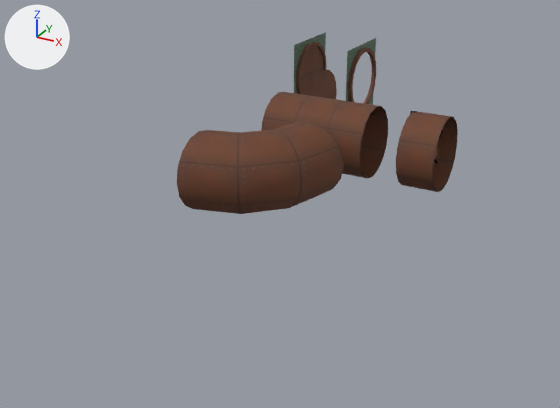
Two versions of the Blender file Assets/World/Level2/raw/pipes.blend, one commit apart.
Both versions are drawn from a 50 mm camera at (41.7, -75.4, 31.9) aimed at (6.3, -11.1, -0.3). Lighting does not change. The marker at upper left points along +X, +Y and +Z. Objects named as collision shapes, trigger or cutter boxes, shadow casters or lower levels of detail are left out.

In view in the first picture: 'WidePipe_90', 'WidePipe_InnerClosed', 'WidePipe_Straight', 'WindPipe_Straight_Short', 'Windpipe_OuterClosed', 'Windpipe_OuterOpen'.
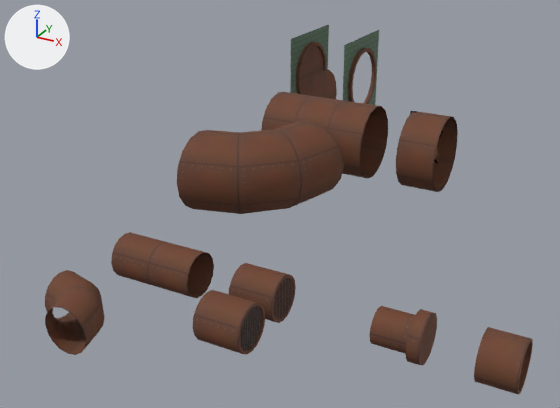
Boxes (x1, y1, x2, y2) around the edits, measured in the pictures (560 x 408 px; the box of a moved part takes in the faces that stretch with it):
'NarrowPipe_Straight', added: after (111, 232, 214, 298)
'NarrowPipe_90', added: after (45, 270, 104, 355)
'NarrowPipe_Vent_3d', added: after (193, 290, 265, 355)
    faces in mat_uv_brassplates: (193, 290, 265, 355)
    faces in mat_tx_brassvent_cutout: (240, 306, 263, 351)
'NarrowPipe_Piston_Base', added: after (474, 327, 533, 394)
'NarrowPipe_Piston_Top', added: after (370, 306, 437, 366)
'NarrowPipe_Vent_Flat', added: after (229, 263, 296, 323)
    faces in mat_uv_brassplates: (229, 263, 296, 323)
    faces in mat_tx_brassvent: (273, 278, 294, 320)
'Windpipe_OuterClosed', reshaped: before (294, 32, 327, 96); after (290, 25, 329, 96)
'Windpipe_OuterOpen', reshaped (19% wider, 12% taller): before (346, 38, 376, 105); after (343, 30, 379, 105)
part 2 of me_plane_012, moved or reshaped: before (294, 32, 326, 94); after (290, 25, 329, 94)

Diff of the bpy script that builds the scene:
```diff
--- a/Assets/World/Level2/raw/pipes.blend.py
+++ b/Assets/World/Level2/raw/pipes.blend.py
@@ mat_tx_brassvent_cutout @@
+mat_tx_brassvent_cutout = bpy.data.materials.new('tx_BrassVent_cutout')
+# colours: white #ffffff
+# uses the picture img_tx_brass_vent_cutout_png
@@ mat_tx_brassvent @@
+mat_tx_brassvent = bpy.data.materials.new('tx_BrassVent')
+# colours: white #ffffff
+# uses the picture img_tx_brass_vent_png
@@ me_plane_011 @@
 me_plane_011.from_pydata(...)  # 72 vertices, 72 faces; spans x 0.0..0.5, y -5.0..5.0, z -1.0..9.0
-me_plane_011.vertices[64].co = (0.0, 0.0, 9.0)  # pixel (362, 44)
-me_plane_011.vertices[65].co = (0.0, 0.0, -1.0)
-me_plane_011.vertices[66].co = (0.0, 5.0, 4.0)
-me_plane_011.vertices[67].co = (0.0, 5.0, 9.0)  # pixel (376, 37)
-me_plane_011.vertices[68].co = (0.0, 5.0, -1.0)  # pixel (372, 105)
-me_plane_011.vertices[69].co = (0.0, -5.0, 4.0)  # pixel (346, 87)
-me_plane_011.vertices[70].co = (0.0, -5.0, 9.0)  # pixel (347, 51)
-me_plane_011.vertices[71].co = (0.0, -5.0, -1.0)
+# me_plane_011 part 1
+me_plane_011.vertices[64].co = (0.0, 0.0, 10.0)  # pixel (362, 36)
+me_plane_011.vertices[65].co = (0.0, 0.0, -2.0)
+me_plane_011.vertices[66].co = (0.0, 6.0, 4.0)  # pixel (377, 70)
+me_plane_011.vertices[67].co = (0.0, 6.0, 10.0)  # pixel (379, 29)
+me_plane_011.vertices[68].co = (0.0, 6.0, -2.0)
+me_plane_011.vertices[69].co = (0.0, -6.0, 4.0)  # pixel (343, 89)
+me_plane_011.vertices[70].co = (0.0, -6.0, 10.0)  # pixel (344, 45)
+me_plane_011.vertices[71].co = (0.0, -6.0, -2.0)
 me_plane_011.materials.append(mat_uv_brassplates)
@@ me_plane_012 @@
 me_plane_012.from_pydata(...)  # 88 vertices, 73 faces; spans x 0.0..0.5, y -5.0..5.0, z -1.0..9.0
-me_plane_012.vertices[80].co = (0.0, 0.0, 9.0)  # pixel (310, 38)
-me_plane_012.vertices[81].co = (0.0, 0.0, -1.0)
-me_plane_012.vertices[82].co = (0.0, 5.0, 4.0)
-me_plane_012.vertices[83].co = (0.0, 5.0, 9.0)  # pixel (325, 32)
-me_plane_012.vertices[84].co = (0.0, 5.0, -1.0)
-me_plane_012.vertices[85].co = (0.0, -5.0, 4.0)  # pixel (293, 80)
-me_plane_012.vertices[86].co = (0.0, -5.0, 9.0)  # pixel (294, 44)
-me_plane_012.vertices[87].co = (0.0, -5.0, -1.0)
+# me_plane_012 part 2
+me_plane_012.vertices[80].co = (0.0, 0.0, 10.0)  # pixel (310, 31)
+me_plane_012.vertices[81].co = (0.0, 0.0, -2.0)
+me_plane_012.vertices[82].co = (0.0, 6.0, 4.0)  # pixel (327, 64)
+me_plane_012.vertices[83].co = (0.0, 6.0, 10.0)  # pixel (328, 24)
+me_plane_012.vertices[84].co = (0.0, 6.0, -2.0)
+me_plane_012.vertices[85].co = (0.0, -6.0, 4.0)  # pixel (290, 82)
+me_plane_012.vertices[86].co = (0.0, -6.0, 10.0)  # pixel (290, 38)
+me_plane_012.vertices[87].co = (0.0, -6.0, -2.0)
 me_plane_012.materials.append(mat_uv_brassplates)
@@ ob_narrowpipe_vent_3d @@
+ob_narrowpipe_vent_3d = bpy.data.objects.new('NarrowPipe_Vent_3d', me_asdf)  # 80 vertices, 50 faces; spans x 0.0..4.0, y -2.0..2.0, z -2.0..2.0; in mat_black (black #000000)
+ob_narrowpipe_vent_3d.location = (12.0, -33.0, 0.0)
@@ ob_narrowpipe_vent_flat @@
+ob_narrowpipe_vent_flat = bpy.data.objects.new('NarrowPipe_Vent_Flat', me_plane_001)  # 48 vertices, 33 faces; spans x 0.0..4.0, y -2.0..2.0, z -2.0..2.0
+ob_narrowpipe_vent_flat.location = (12.0, -28.0, 0.0)
@@ ob_narrowpipe_90 @@
+ob_narrowpipe_90 = bpy.data.objects.new('NarrowPipe_90', me_plane_014)  # 112 vertices, 96 faces; spans x 0.0..6.0, y -4.0..2.0, z -2.0..2.0
+ob_narrowpipe_90.location = (0.0, -36.0, 0.0)
@@ ob_narrowpipe_piston_base @@
+ob_narrowpipe_piston_base = bpy.data.objects.new('NarrowPipe_Piston_Base', me_plane_006)  # 64 vertices, 48 faces; spans x -4.0..-1.0, y -2.0..2.0, z -2.0..2.0
+ob_narrowpipe_piston_base.location = (36.0, -28.0, 0.0)
@@ ob_narrowpipe_piston_top @@
+ob_narrowpipe_piston_top = bpy.data.objects.new('NarrowPipe_Piston_Top', me_plane_005)  # 64 vertices, 49 faces; spans x -4.0..0.0, y -2.0..2.0, z -2.0..2.0
+ob_narrowpipe_piston_top.location = (28.0, -28.0, 0.0)
@@ ob_narrowpipe_straight @@
+ob_narrowpipe_straight = bpy.data.objects.new('NarrowPipe_Straight', me_plane_002)  # 32 vertices, 16 faces; spans x 0.0..8.0, y -2.0..2.0, z -2.0..2.0
+ob_narrowpipe_straight.location = (0.0, -28.0, 0.0)
```
